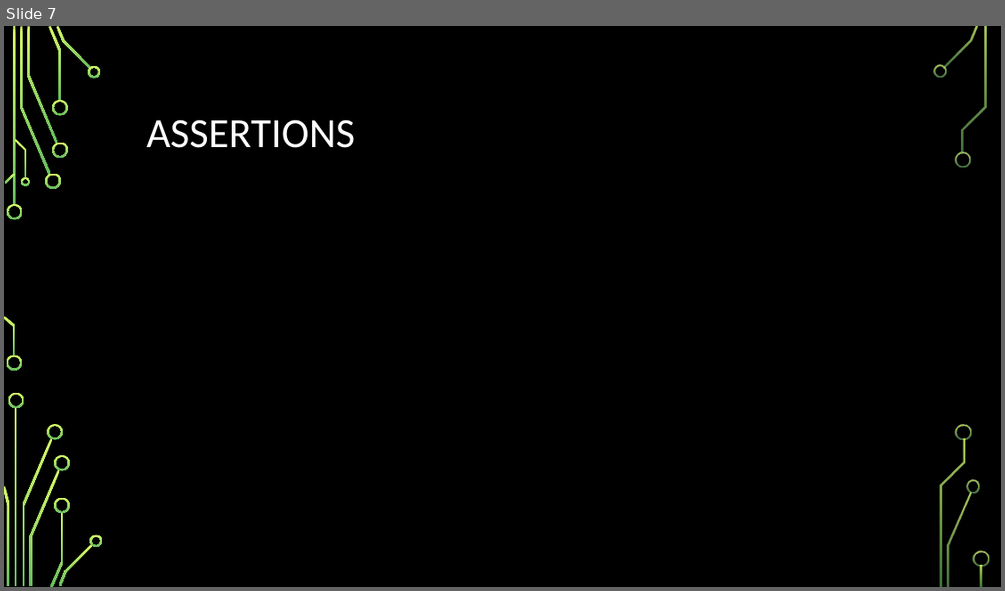
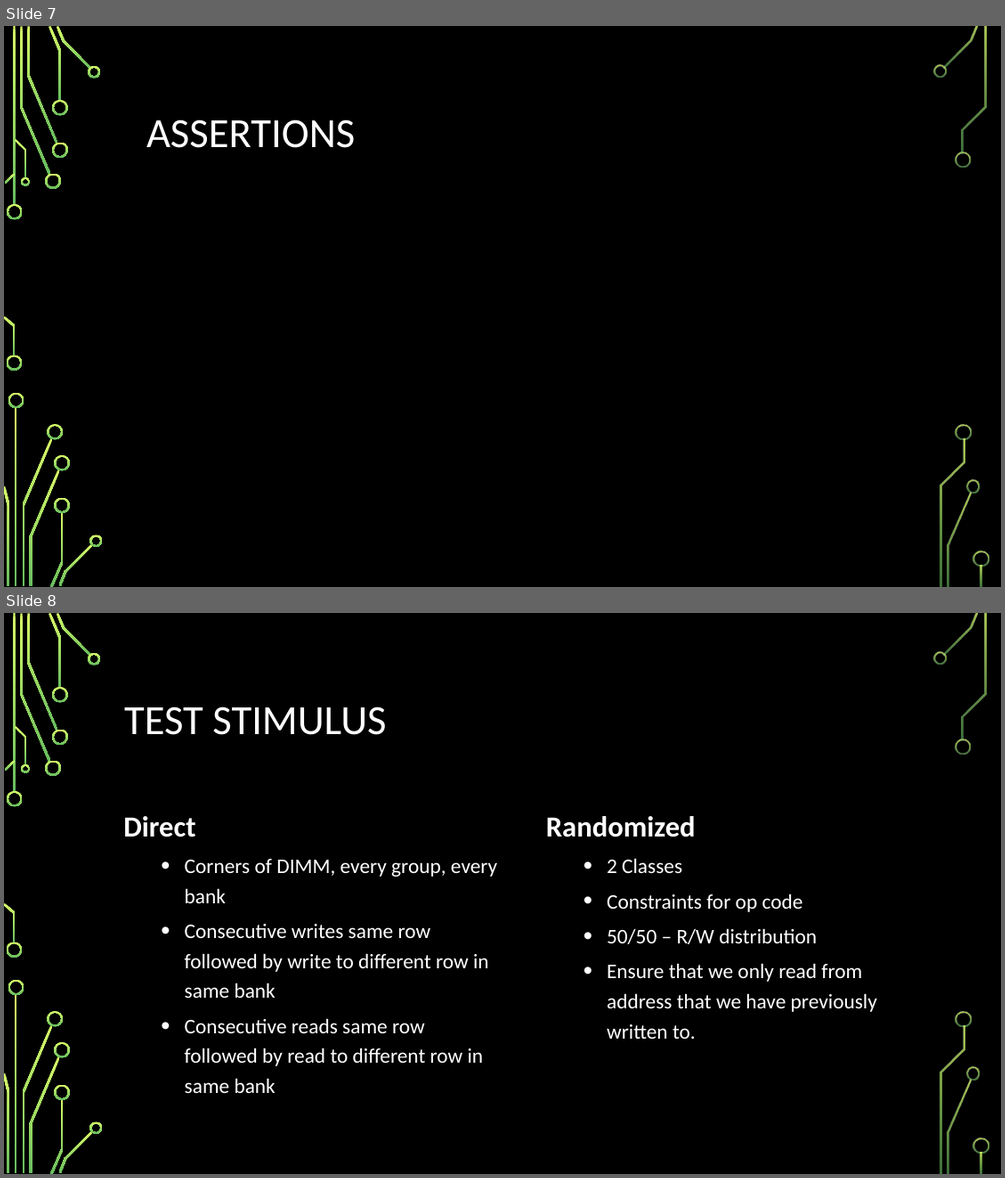
Before and after one commit to bhunt2/DDR4Sim, a slide deck: Design/DDR4 Simulation Presentation.pptx. Shown one above the other, each under a label of ours: slide 7 before the commit, slides 7 and 8 after it. The pictures are 1005x591 and 1005x1178 pixels, drawn with LibreOffice and Linux fonts; fonts in the diff are those of the drawing; background and template pictures are left out. Boxes give left, top, right and bottom in pixels: in the first picture for what was removed or moved away, otherwise in the second. Text is boxed around its words. In the diff, an @@ line names an element or a change of style, - is before the commit and + after.

```diff
--- a/Design/DDR4 Simulation Presentation.pptx
+++ b/Design/DDR4 Simulation Presentation.pptx
@@ slide 8 added at <box>4,613,1001,1174</box>, background picture (left out); not listed: 36 template elements that a slide beside it also shows @@
@@ title added at <box>124,706,386,735</box>, 40 pt, text #FFFFFF @@
+TEST STIMULUS
@@ text added at <box>123,816,497,1093</box>, 20 pt, text #FFFFFF @@
+  Direct
+    • Corners of DIMM, every group, every bank
+    • Consecutive writes same row followed by write to different row in same bank
+    • Consecutive reads same row followed by read to different row in same bank
@@ text added at <box>546,816,877,1038</box>, 20 pt, text #FFFFFF @@
+  Randomized
+    • 2 Classes
+    • Constraints for op code
+    • 50/50 – R/W distribution
+    • Ensure that we only read from address that we have previously written to.
```
Also in this commit, not shown: 3 slides changed, 2 other slides added, 2 slides removed, 4 other files.
